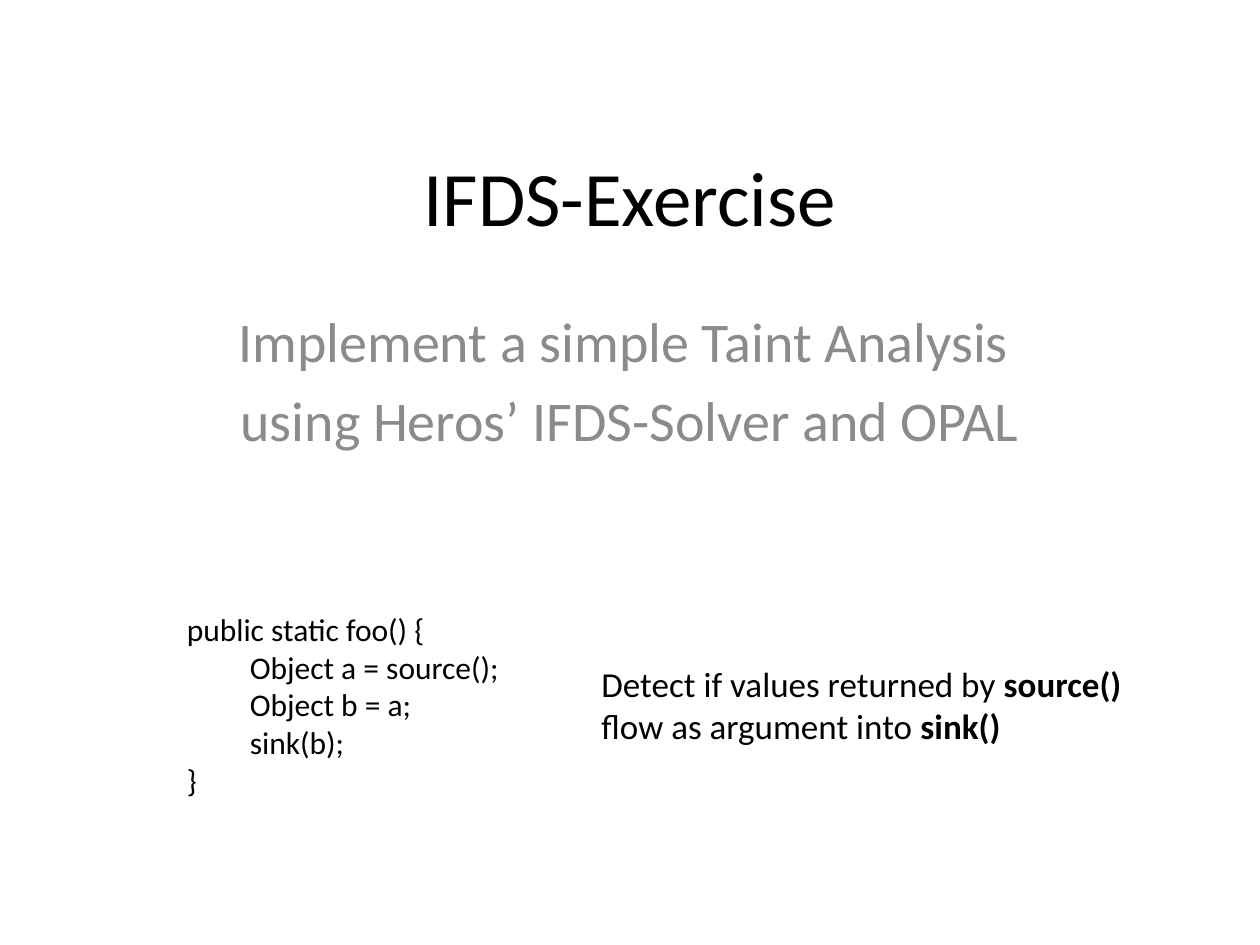
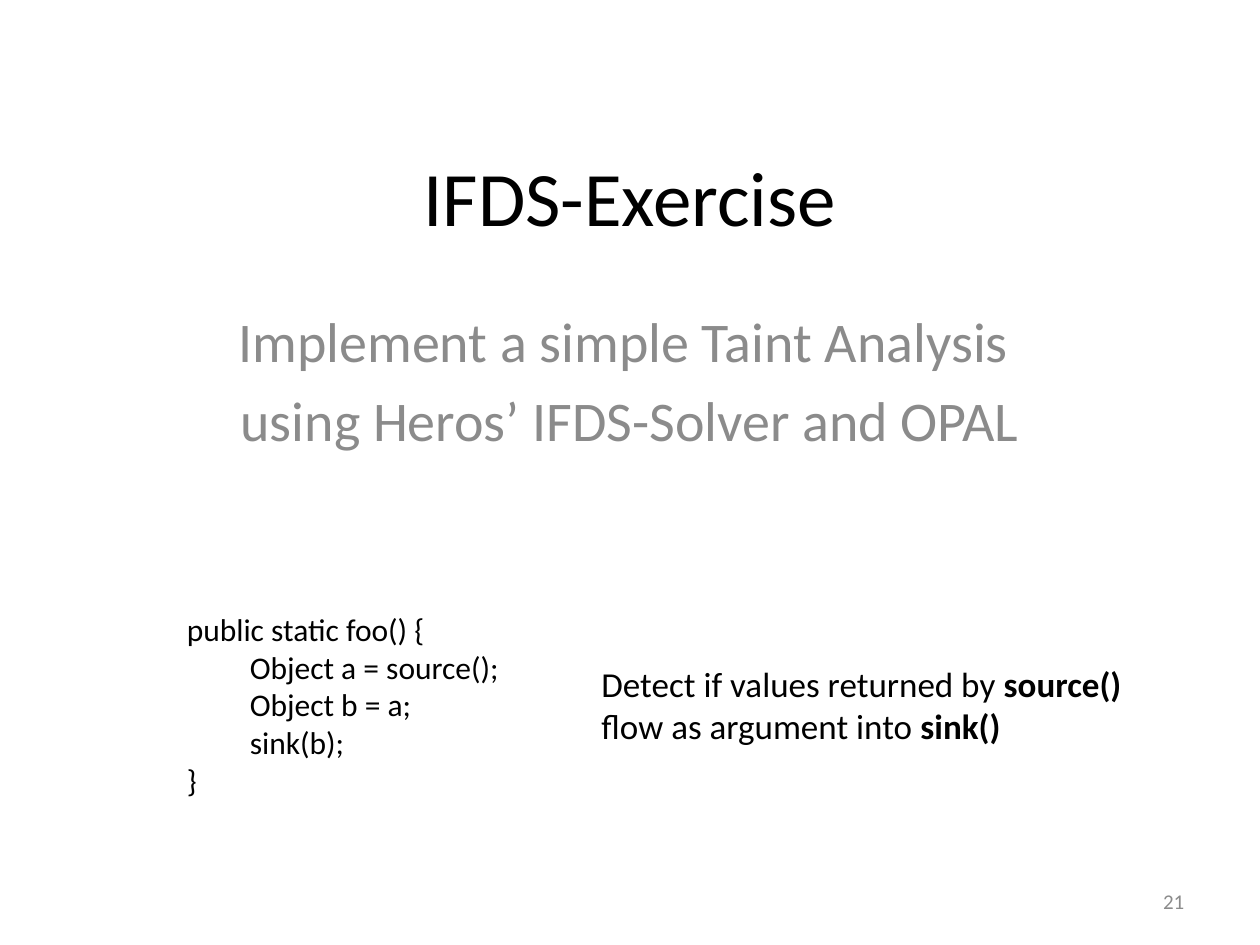
Before and after one commit to stg-tud/apsa, a slide deck: slide 21 of 2016/lecture/APSA-08-IFDS.pptx. Drawn at 1260x945 pixels with LibreOffice and Linux fonts; fonts in the diff are those of the drawing. Boxes give left, top, right and bottom in pixels: in the first picture for what was removed or moved away, otherwise in the second. Text is boxed around its words. In the diff, an @@ line names an element or a change of style, - is before the commit and + after.

Commit message:
small update of IFDS slides.

```diff
--- a/2016/lecture/APSA-08-IFDS.pptx
+++ b/2016/lecture/APSA-08-IFDS.pptx
@@ page number added at box(1163, 895, 1184, 909), 12 pt, text #8C8C8C @@
+21
```
Also in this commit, not shown: 27 other slides changed, 1 other file.
